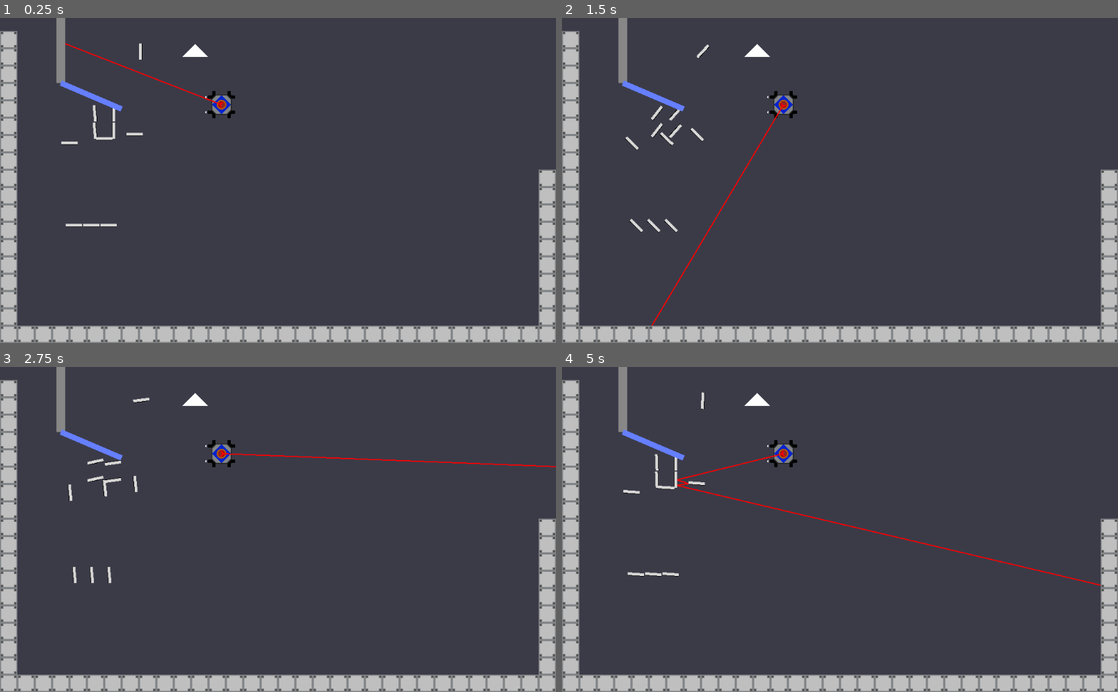
Above: before the commit, frames 1-4 (two rows, left to right).
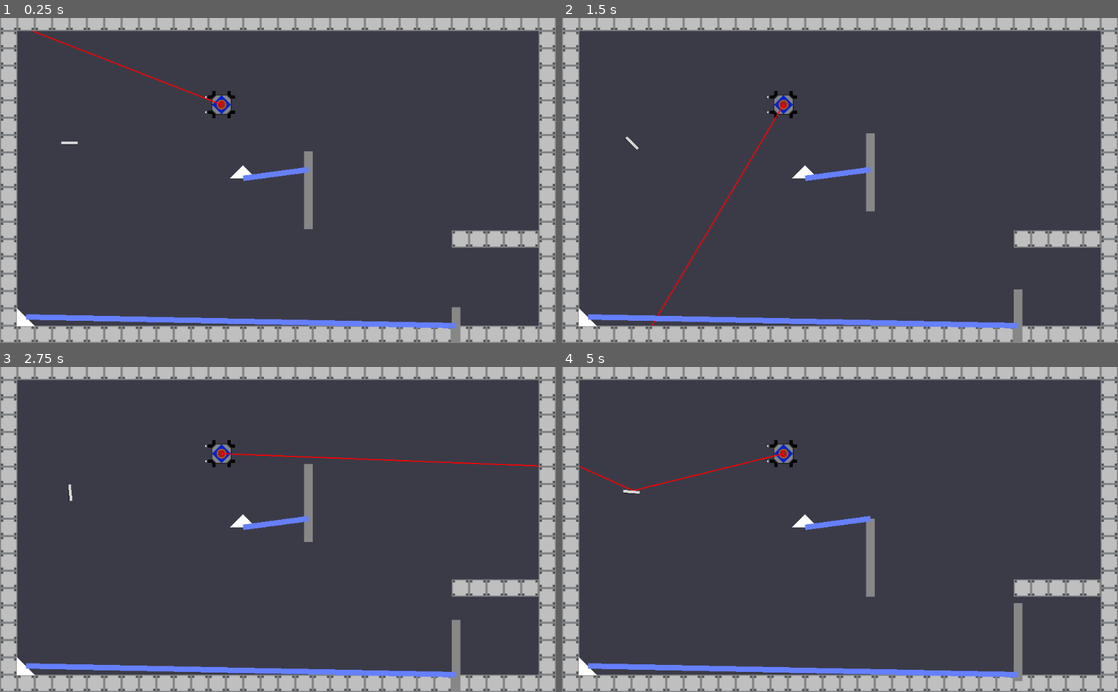
Above: after the commit, the same moments.

Repository: Call-Me-Sir/Calan-Game2021
Game: Godot game, scene res://Level 1.tscn
Same seed, same stepped clock (60 frames per second), same inputs: the game is played once before the commit and once after it.
Inputs (mouse positions are in pixels of both pictures, inside the frame that each line leads up to):
- Up to frame 1 (0.25 s): no input
- Up to frame 2 (1.5 s): move the mouse to (962, 164) at 0.52 s; hold Right (Contraptionright) 0.53-1.28 s; click (962, 164) at 0.67 s; move the mouse to (728, 196) at 1.27 s; hold Ctrl (slowdown) from 1.28 s (still down)
- Up to frame 3 (2.75 s): move the mouse to (333, 458) at 2.02 s; release Ctrl (slowdown) at 2.03 s; hold Right (Contraptionright) from 2.03 s (still down)
- Up to frame 4 (5 s): move the mouse to (812, 594) at 2.77 s; release Right (Contraptionright) at 2.78 s; hold Shift (speedup) 2.78-3.53 s; click (812, 594) at 2.92 s; move the mouse to (1006, 578) at 3.52 s; hold Left (Contraptionleft) from 3.53 s (still down); move the mouse to (673, 480) at 4.27 s

The runs differ from the first frame. In frame 1, 9.3% of the frame differs, in the area x 0-100%, y 0-100%; in frame 2, 9.4%; in frame 3, 9.5%; in frame 4, 10%, in the area x 0-100%, y 0-97%.

Commit message:
Made bit more of level, working on closing door

Diff:
--- a/RayArray/Door.gd
+++ b/RayArray/Door.gd
@@ -1,6 +1,7 @@
 extends StaticBody2D
 var open = false
 onready var line = $Line2D
+signal laserfalse
 # Declare member variables here. Examples:
 # var a = 2
 # var b = "text"
@@ -9,17 +10,16 @@
 # Called when the node enters the scene tree for the first time.
 func _ready():
 	line.clear_points()
-	line.add_point(Vector2.ZERO)
-
-	line.add_point($Polygon2D.global_position) # Replace with function body.
+	line.add_point($Sensor.position)
+	line.add_point(Vector2.ZERO) # Replace with function body.
 
 
 # Called every frame. 'delta' is the elapsed time since the previous frame.
 func _process(delta):
-	pass
-	#if not _on_sensor_RayHit():
-		#open == false
-		#$AnimationPlayer.play_backwards("DoorOpen")
+	if open == true:
+		pass
+	elif open == false:
+		$AnimationPlayer.play_backwards("DoorOpen")
 
 
 func _on_Sensor_RayHit():
@@ -27,3 +27,10 @@
 		$AnimationPlayer.play("DoorOpen")
 		open = true
 	print("Hit!") # Replace with function body.
+
+
+func _on_Sensor_Laserfalse():
+	if open == true:
+		$AnimationPlayer.play_backwards("DoorOpen")
+		open = false # Replace with function body.
+		print("Closing")
--- a/RayArray/Door.tscn
+++ b/RayArray/Door.tscn
@@ -60,4 +60,5 @@
 [node name="Line2D" type="Line2D" parent="."]
 points = PoolVector2Array( 0, 0, 248, -48 )
 
+[connection signal="Laserfalse" from="Sensor" to="." method="_on_Sensor_Laserfalse"]
 [connection signal="RayHit" from="Sensor" to="." method="_on_Sensor_RayHit"]
--- a/RayArray/Level 1.tscn
+++ b/RayArray/Level 1.tscn
@@ -1,11 +1,9 @@
-[gd_scene load_steps=6 format=2]
+[gd_scene load_steps=5 format=2]
 
 [ext_resource path="res://Mirror.tscn" type="PackedScene" id=1]
 [ext_resource path="res://Playerspaceshipkinematic.tscn" type="PackedScene" id=2]
 [ext_resource path="res://Prototile.tscn" type="PackedScene" id=3]
 [ext_resource path="res://Door.tscn" type="PackedScene" id=4]
-
-[sub_resource type="CircleShape2D" id=1]
 
 [node name="Level 1" type="Node"]
 
@@ -27,55 +25,6 @@
 rotation = 1.59533
 collision_layer = 2
 
-[node name="Mirror8" parent="." instance=ExtResource( 1 )]
-position = Vector2( 200, 384 )
-rotation = 1.59533
-collision_layer = 2
-
-[node name="Mirror9" parent="." instance=ExtResource( 1 )]
-position = Vector2( 168, 384 )
-rotation = 1.59533
-collision_layer = 2
-
-[node name="Mirror10" parent="." instance=ExtResource( 1 )]
-position = Vector2( 136, 384 )
-rotation = 1.59533
-collision_layer = 2
-
-[node name="Mirror11" parent="." instance=ExtResource( 1 )]
-position = Vector2( 176, 208 )
-rotation = -0.0916293
-collision_layer = 2
-
-[node name="Mirror12" parent="." instance=ExtResource( 1 )]
-position = Vector2( 208, 208 )
-rotation = 3.11811
-collision_layer = 2
-
-[node name="Mirror15" parent="." instance=ExtResource( 1 )]
-position = Vector2( 176, 176 )
-rotation = -0.0916293
-collision_layer = 2
-
-[node name="Mirror16" parent="." instance=ExtResource( 1 )]
-position = Vector2( 208, 176 )
-rotation = 3.11811
-collision_layer = 2
-
-[node name="Mirror13" parent="." instance=ExtResource( 1 )]
-position = Vector2( 192, 224 )
-rotation = 1.58293
-collision_layer = 2
-
-[node name="Mirror14" parent="." instance=ExtResource( 1 )]
-position = Vector2( 248, 216 )
-rotation = 1.59533
-collision_layer = 2
-
-[node name="Mirror7" parent="." instance=ExtResource( 1 )]
-position = Vector2( 260.5, 62.5 )
-collision_layer = 2
-
 [node name="Tiles" type="Node2D" parent="."]
 position = Vector2( 0, 520 )
 
@@ -172,9 +121,120 @@
 [node name="Prototile31" parent="Tiles" instance=ExtResource( 3 )]
 position = Vector2( 976, 64 )
 
+[node name="Prototile99" parent="Tiles" instance=ExtResource( 3 )]
+position = Vector2( 848, -112 )
+
+[node name="Prototile100" parent="Tiles" instance=ExtResource( 3 )]
+position = Vector2( 880, -112 )
+
+[node name="Prototile101" parent="Tiles" instance=ExtResource( 3 )]
+position = Vector2( 912, -112 )
+
+[node name="Prototile102" parent="Tiles" instance=ExtResource( 3 )]
+position = Vector2( 944, -112 )
+
+[node name="Prototile103" parent="Tiles" instance=ExtResource( 3 )]
+position = Vector2( 976, -112 )
+
 [node name="Prototile32" parent="Tiles" instance=ExtResource( 3 )]
 position = Vector2( 1008, 64 )
 
+[node name="Prototile59" parent="Tiles" instance=ExtResource( 3 )]
+position = Vector2( 16, -512 )
+
+[node name="Prototile60" parent="Tiles" instance=ExtResource( 3 )]
+position = Vector2( 48, -512 )
+
+[node name="Prototile61" parent="Tiles" instance=ExtResource( 3 )]
+position = Vector2( 80, -512 )
+
+[node name="Prototile62" parent="Tiles" instance=ExtResource( 3 )]
+position = Vector2( 112, -512 )
+
+[node name="Prototile63" parent="Tiles" instance=ExtResource( 3 )]
+position = Vector2( 144, -512 )
+
+[node name="Prototile64" parent="Tiles" instance=ExtResource( 3 )]
+position = Vector2( 176, -512 )
+
+[node name="Prototile65" parent="Tiles" instance=ExtResource( 3 )]
+position = Vector2( 208, -512 )
+
+[node name="Prototile66" parent="Tiles" instance=ExtResource( 3 )]
+position = Vector2( 240, -512 )
+
+[node name="Prototile67" parent="Tiles" instance=ExtResource( 3 )]
+position = Vector2( 272, -512 )
+
+[node name="Prototile68" parent="Tiles" instance=ExtResource( 3 )]
+position = Vector2( 304, -512 )
+
+[node name="Prototile69" parent="Tiles" instance=ExtResource( 3 )]
+position = Vector2( 336, -512 )
+
+[node name="Prototile70" parent="Tiles" instance=ExtResource( 3 )]
+position = Vector2( 368, -512 )
+
+[node name="Prototile71" parent="Tiles" instance=ExtResource( 3 )]
+position = Vector2( 400, -512 )
+
+[node name="Prototile72" parent="Tiles" instance=ExtResource( 3 )]
+position = Vector2( 432, -512 )
+
+[node name="Prototile73" parent="Tiles" instance=ExtResource( 3 )]
+position = Vector2( 464, -512 )
+
+[node name="Prototile74" parent="Tiles" instance=ExtResource( 3 )]
+position = Vector2( 496, -512 )
+
+[node name="Prototile75" parent="Tiles" instance=ExtResource( 3 )]
+position = Vector2( 528, -512 )
+
+[node name="Prototile76" parent="Tiles" instance=ExtResource( 3 )]
+position = Vector2( 560, -512 )
+
+[node name="Prototile77" parent="Tiles" instance=ExtResource( 3 )]
+position = Vector2( 592, -512 )
+
+[node name="Prototile78" parent="Tiles" instance=ExtResource( 3 )]
+position = Vector2( 624, -512 )
+
+[node name="Prototile79" parent="Tiles" instance=ExtResource( 3 )]
+position = Vector2( 656, -512 )
+
+[node name="Prototile80" parent="Tiles" instance=ExtResource( 3 )]
+position = Vector2( 688, -512 )
+
+[node name="Prototile81" parent="Tiles" instance=ExtResource( 3 )]
+position = Vector2( 720, -512 )
+
+[node name="Prototile82" parent="Tiles" instance=ExtResource( 3 )]
+position = Vector2( 752, -512 )
+
+[node name="Prototile83" parent="Tiles" instance=ExtResource( 3 )]
+position = Vector2( 784, -512 )
+
+[node name="Prototile84" parent="Tiles" instance=ExtResource( 3 )]
+position = Vector2( 816, -512 )
+
+[node name="Prototile85" parent="Tiles" instance=ExtResource( 3 )]
+position = Vector2( 848, -512 )
+
+[node name="Prototile86" parent="Tiles" instance=ExtResource( 3 )]
+position = Vector2( 880, -512 )
+
+[node name="Prototile87" parent="Tiles" instance=ExtResource( 3 )]
+position = Vector2( 912, -512 )
+
+[node name="Prototile88" parent="Tiles" instance=ExtResource( 3 )]
+position = Vector2( 944, -512 )
+
+[node name="Prototile89" parent="Tiles" instance=ExtResource( 3 )]
+position = Vector2( 976, -512 )
+
+[node name="Prototile90" parent="Tiles" instance=ExtResource( 3 )]
+position = Vector2( 1008, -512 )
+
 [node name="Prototile33" parent="Tiles" instance=ExtResource( 3 )]
 position = Vector2( 1008, -64 )
 
@@ -202,6 +262,30 @@
 [node name="Prototile41" parent="Tiles" instance=ExtResource( 3 )]
 position = Vector2( 1008, -128 )
 
+[node name="Prototile91" parent="Tiles" instance=ExtResource( 3 )]
+position = Vector2( 1008, -256 )
+
+[node name="Prototile92" parent="Tiles" instance=ExtResource( 3 )]
+position = Vector2( 1008, -288 )
+
+[node name="Prototile93" parent="Tiles" instance=ExtResource( 3 )]
+position = Vector2( 1008, -416 )
+
+[node name="Prototile94" parent="Tiles" instance=ExtResource( 3 )]
+position = Vector2( 1008, -352 )
+
+[node name="Prototile95" parent="Tiles" instance=ExtResource( 3 )]
+position = Vector2( 1008, -384 )
+
+[node name="Prototile97" parent="Tiles" instance=ExtResource( 3 )]
+position = Vector2( 1008, -480 )
+
+[node name="Prototile98" parent="Tiles" instance=ExtResource( 3 )]
+position = Vector2( 1008, -448 )
+
+[node name="Prototile96" parent="Tiles" instance=ExtResource( 3 )]
+position = Vector2( 1008, -320 )
+
 [node name="Prototile42" parent="Tiles" instance=ExtResource( 3 )]
 position = Vector2( 16, 32 )
 
@@ -253,11 +337,21 @@
 [node name="Prototile58" parent="Tiles" instance=ExtResource( 3 )]
 position = Vector2( 16, -384 )
 
-[node name="RigidBody2D" type="RigidBody2D" parent="."]
-
-[node name="CollisionShape2D" type="CollisionShape2D" parent="RigidBody2D"]
-position = Vector2( 232, 24 )
-shape = SubResource( 1 )
+[node name="Door2" parent="." instance=ExtResource( 4 )]
+position = Vector2( 568, 280 )
+
+[node name="Sensor" parent="Door2" index="2"]
+position = Vector2( -120, 16 )
 
 [node name="Door" parent="." instance=ExtResource( 4 )]
-position = Vector2( 112, 120 )
+position = Vector2( 840, 568 )
+
+[node name="Sensor" parent="Door" index="2"]
+position = Vector2( -792, -16 )
+rotation = 3.92699
+
+[node name="Line2D" parent="Door" index="4"]
+points = PoolVector2Array( 0, 0, 80, -16, 248, -48 )
+
+[editable path="Door2"]
+[editable path="Door"]
--- a/RayArray/Sensor.gd
+++ b/RayArray/Sensor.gd
@@ -1,6 +1,7 @@
 extends StaticBody2D
 
 signal RayHit
+signal Laserfalse
 # Declare member variables here. Examples:
 # var a = 2
 # var b = "text"
@@ -12,5 +13,5 @@
 
 
 # Called every frame. 'delta' is the elapsed time since the previous frame.
-#func _process(delta):
-#	pass
+func _process(delta):
+	pass
